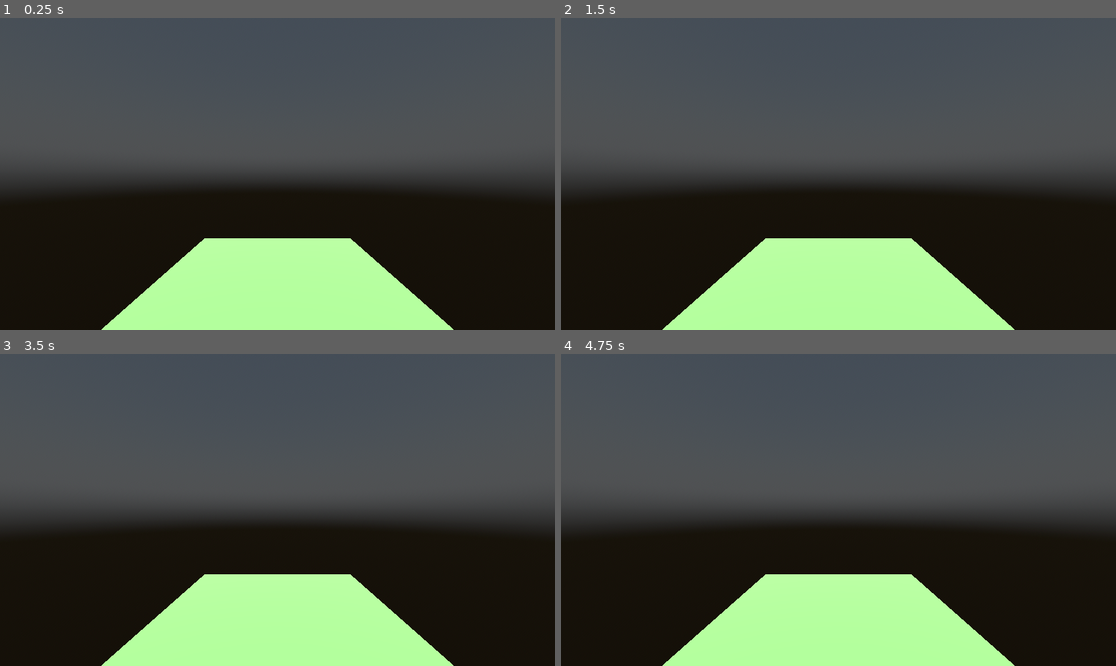
Above: before the commit, frames 1-4 (two rows, left to right).
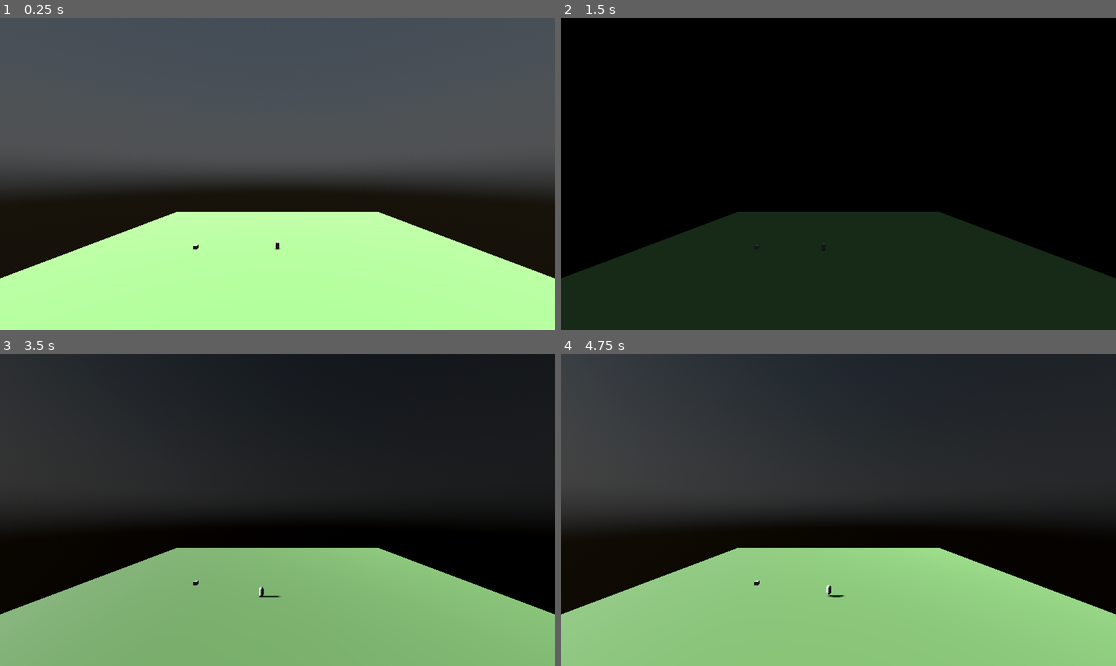
Above: after the commit, the same moments.

Repository: MrGrease/SoulPumpkin
Game: Godot game, scene res://Environments/test_world.tscn
Same seed, same stepped clock (60 frames per second), same inputs: the game is played once before the commit and once after it.
Inputs (mouse positions are in pixels of both pictures, inside the frame that each line leads up to):
- Up to frame 1 (0.25 s): no input
- Up to frame 2 (1.5 s): tap Enter at 0.5 s; move the mouse to (960, 158) at 0.52 s; hold D (right, bound only after the commit) 0.53-1.28 s; tap Q (switch, bound only after the commit) at 0.6 s; tap Space (jump, bound only after the commit) at 0.77, 0.8, 1.07, 1.35 s; move the mouse to (727, 189) at 1.27 s; hold S (backwards, bound only after the commit) from 1.28 s (still down)
- Up to frame 3 (3.5 s): tap Space (jump, bound only after the commit) at 1.52, 1.82, 2, 2.3, 3.02, 3.32 s; tap Q (switch, bound only after the commit) at 1.55, 2.1, 2.85 s; move the mouse to (333, 441) at 2.02 s; release S (backwards, bound only after the commit) at 2.03 s; hold D (right, bound only after the commit) 2.03-2.78 s; move the mouse to (249, 572) at 2.77 s; hold W (forwards, bound only after the commit) from 2.78 s (still down)
- Up to frame 4 (4.75 s): move the mouse to (1005, 556) at 3.52 s; release W (forwards, bound only after the commit) at 3.53 s; hold A (left, bound only after the commit) from 3.53 s (still down); tap Space (jump, bound only after the commit) at 3.6, 3.77, 4.07, 4.52 s; move the mouse to (672, 463) at 4.27 s; tap Q (switch, bound only after the commit) at 4.35 s

The runs differ from the first frame. In frame 1, 18% of the frame differs, in the area x 0-100%, y 62-100%; in frame 2, 86%; in frame 3, 86%, in the area x 0-100%, y 0-100%; in frame 4, 73%.

Commit message:
Sending test world

Diff:
--- /dev/null
+++ b/Actors/Player/MovementManager.gd
@@ -0,0 +1,34 @@
+extends Node3D
+
+var body : CharacterBody3D = null
+var movementVector : Vector3
+var velocity : Vector3
+var gravity = 60
+var speed = 20
+var acceleration = 5
+var jumpStrength = 30
+
+var aboutToJump = false
+func setBody(_body:CharacterBody3D):
+	body = _body
+
+func _physics_process(delta):
+	var currentMovementVector= movementVector
+	currentMovementVector = currentMovementVector.rotated(Vector3.UP, body.rotation.y)
+	velocity += acceleration * currentMovementVector - velocity + gravity * Vector3.DOWN * delta
+
+	if body.is_on_floor() and aboutToJump:
+		velocity.y = jumpStrength
+		aboutToJump=false
+		body.velocity=velocity
+	if(body):
+		body.velocity=velocity
+		body.move_and_slide()
+	else:
+		print("no body exists!")
+
+func jump():
+	aboutToJump=true
+
+func setMovementVector(_movementVector: Vector3):
+	movementVector = _movementVector.normalized()
--- /dev/null
+++ b/Actors/Player/player.gd
@@ -0,0 +1,39 @@
+extends CharacterBody3D
+
+@onready var movementManager = $MovementManager
+@onready var camera = $Camera
+@onready var graphics = $Graphics
+var mouseSensitivity =0.25
+
+func _ready():
+	Input.mouse_mode = Input.MOUSE_MODE_CAPTURED
+	movementManager.setBody(self)
+
+func _process(_delta):
+	var move_vec = Vector3()
+	if Input.is_action_pressed("forwards"):
+		move_vec += Vector3.FORWARD
+	if Input.is_action_pressed("backwards"):
+		move_vec += Vector3.BACK
+	if Input.is_action_pressed("left"):
+		move_vec += Vector3.LEFT
+	if Input.is_action_pressed("right"):
+		move_vec += Vector3.RIGHT
+	movementManager.setMovementVector(move_vec)
+	if Input.is_action_just_pressed("jump"):
+		movementManager.jump()
+	if Input.is_action_just_pressed("switch"):
+		switchDayNight()
+
+
+func switchDayNight():
+	get_tree().call_group("Sun", "flip")
+
+func _input(event):
+	if event is InputEventMouseMotion:
+		rotation_degrees.y -= mouseSensitivity * event.relative.x
+		camera.rotation_degrees.x -= mouseSensitivity * event.relative.y
+		camera.rotation_degrees.x = clamp(camera.rotation_degrees.x,-90,90)
+
+func rotateMesh():
+	graphics.rotation_degrees.y = camera.rotation_degrees.y
--- /dev/null
+++ b/Actors/Player/player.tscn
@@ -0,0 +1,46 @@
+[gd_scene load_steps=6 format=3 uid="uid://c0xflb83f1cbs"]
+
+[ext_resource type="Script" path="res://Actors/Player/player.gd" id="1_4fj6r"]
+[ext_resource type="Script" path="res://Actors/Player/MovementManager.gd" id="2_y4you"]
+
+[sub_resource type="CapsuleMesh" id="CapsuleMesh_crufx"]
+
+[sub_resource type="CapsuleShape3D" id="CapsuleShape3D_l4i64"]
+
+[sub_resource type="CylinderShape3D" id="CylinderShape3D_j8x27"]
+radius = 1.21814
+
+[node name="Player" type="CharacterBody3D" groups=["player"]]
+transform = Transform3D(1, 0, 0, 0, 1, 0, 0, 0, 1, 0, 1, 0)
+script = ExtResource("1_4fj6r")
+
+[node name="Graphics" type="Node3D" parent="."]
+
+[node name="MeshInstance3D" type="MeshInstance3D" parent="Graphics"]
+mesh = SubResource("CapsuleMesh_crufx")
+
+[node name="CollisionShape3D" type="CollisionShape3D" parent="."]
+shape = SubResource("CapsuleShape3D_l4i64")
+
+[node name="Camera" type="Camera3D" parent="."]
+transform = Transform3D(1, 0, 0, 0, 1, 0, 0, 0, 1, 0, 0.55, 0)
+
+[node name="WeaponManager" type="Node3D" parent="Camera"]
+
+[node name="Weapons" type="Node3D" parent="Camera/WeaponManager"]
+
+[node name="AnimationPlayer" type="AnimationPlayer" parent="Camera/WeaponManager"]
+
+[node name="FirePoint" type="Node3D" parent="Camera"]
+
+[node name="MovementManager" type="Node3D" parent="."]
+script = ExtResource("2_y4you")
+
+[node name="HealthManager" type="Node3D" parent="."]
+
+[node name="PickupManager" type="Area3D" parent="."]
+
+[node name="CollisionShape3D" type="CollisionShape3D" parent="PickupManager"]
+shape = SubResource("CylinderShape3D_j8x27")
+
+[node name="CanvasLayer" type="CanvasLayer" parent="."]
--- /dev/null
+++ b/Environments/Sun.gd
@@ -0,0 +1,21 @@
+extends DirectionalLight3D
+
+enum ETime {DAY,NIGHT}
+
+@onready var animations :AnimationPlayer = $DayNightAnimationPlayer
+@onready var currentState = ETime.DAY
+
+
+func flip():
+	if(currentState == ETime.DAY):
+		goToNight()
+	else:
+		goToDay()
+
+func goToDay():
+	animations.play("GoToDayTime")
+	currentState=ETime.DAY
+
+func goToNight():
+	animations.play("GoToNightTime")
+	currentState=ETime.NIGHT
--- a/Environments/test_world.tscn
+++ b/Environments/test_world.tscn
@@ -1,4 +1,7 @@
-[gd_scene load_steps=9 format=3 uid="uid://dc230vpocucdq"]
+[gd_scene load_steps=12 format=3 uid="uid://dc230vpocucdq"]
+
+[ext_resource type="PackedScene" uid="uid://c0xflb83f1cbs" path="res://Actors/Player/player.tscn" id="1_agd8u"]
+[ext_resource type="Script" path="res://Environments/Sun.gd" id="1_duoyj"]
 
 [sub_resource type="PhysicalSkyMaterial" id="PhysicalSkyMaterial_qwhko"]
 
@@ -14,12 +17,27 @@
 sdfgi_enabled = true
 glow_enabled = true
 
+[sub_resource type="Animation" id="Animation_34gjd"]
+resource_name = "GoToDayTime"
+tracks/0/type = "value"
+tracks/0/imported = false
+tracks/0/enabled = true
+tracks/0/path = NodePath("Sun:rotation")
+tracks/0/interp = 1
+tracks/0/loop_wrap = true
+tracks/0/keys = {
+"times": PackedFloat32Array(0, 1),
+"transitions": PackedFloat32Array(1, 1),
+"update": 0,
+"values": [Vector3(1.5708, 0, 0), Vector3(-1.5708, 0, 0)]
+}
+
 [sub_resource type="Animation" id="Animation_3ljej"]
 resource_name = "GoToNightTime"
 tracks/0/type = "value"
 tracks/0/imported = false
 tracks/0/enabled = true
-tracks/0/path = NodePath("DirectionalLight3D:rotation")
+tracks/0/path = NodePath("Sun:rotation")
 tracks/0/interp = 1
 tracks/0/loop_wrap = true
 tracks/0/keys = {
@@ -34,7 +52,7 @@
 tracks/0/type = "value"
 tracks/0/imported = false
 tracks/0/enabled = true
-tracks/0/path = NodePath("DirectionalLight3D:rotation")
+tracks/0/path = NodePath("Sun:rotation")
 tracks/0/interp = 1
 tracks/0/loop_wrap = true
 tracks/0/keys = {
@@ -42,21 +60,6 @@
 "transitions": PackedFloat32Array(1),
 "update": 0,
 "values": [Vector3(-1.5708, 0, 0)]
-}
-
-[sub_resource type="Animation" id="Animation_34gjd"]
-resource_name = "GoToDayTime"
-tracks/0/type = "value"
-tracks/0/imported = false
-tracks/0/enabled = true
-tracks/0/path = NodePath("DirectionalLight3D:rotation")
-tracks/0/interp = 1
-tracks/0/loop_wrap = true
-tracks/0/keys = {
-"times": PackedFloat32Array(0, 1),
-"transitions": PackedFloat32Array(1, 1),
-"update": 0,
-"values": [Vector3(1.5708, 0, 0), Vector3(-1.5708, 0, 0)]
 }
 
 [sub_resource type="AnimationLibrary" id="AnimationLibrary_1tajt"]
@@ -69,25 +72,42 @@
 [sub_resource type="StandardMaterial3D" id="StandardMaterial3D_v5hy1"]
 albedo_color = Color(0.337255, 0.490196, 0.27451, 1)
 
+[sub_resource type="BoxShape3D" id="BoxShape3D_cjdug"]
+size = Vector3(100, 1, 100)
+
 [node name="testWorld" type="Node3D"]
 
 [node name="WorldEnvironment" type="WorldEnvironment" parent="."]
 environment = SubResource("Environment_kfre4")
 
-[node name="DirectionalLight3D" type="DirectionalLight3D" parent="."]
-transform = Transform3D(1, 0, 0, 0, -4.37114e-08, 1, 0, -1, -4.37114e-08, 0, 90, 0)
+[node name="Sun" type="DirectionalLight3D" parent="." groups=["Sun"]]
+transform = Transform3D(1, 0, 0, 0, -3.61999e-06, 1, 0, -1, -3.61999e-06, 0, 90, 0)
 light_energy = 3.0
 shadow_enabled = true
+script = ExtResource("1_duoyj")
 
-[node name="AnimationPlayer" type="AnimationPlayer" parent="DirectionalLight3D"]
+[node name="DayNightAnimationPlayer" type="AnimationPlayer" parent="Sun"]
 root_node = NodePath("../..")
 libraries = {
 "": SubResource("AnimationLibrary_1tajt")
 }
 
-[node name="CSGBox3D" type="CSGBox3D" parent="."]
+[node name="Player" parent="." instance=ExtResource("1_agd8u")]
+
+[node name="Environment" type="Node3D" parent="."]
+
+[node name="Ground" type="CSGBox3D" parent="Environment"]
 size = Vector3(100, 1, 100)
 material = SubResource("StandardMaterial3D_v5hy1")
 
-[node name="TestCamera3D" type="Camera3D" parent="."]
-transform = Transform3D(1, 0, 0, 0, 1, 0, 0, 0, 1, 0, 44.6121, 89.4632)
+[node name="StaticBody3D" type="StaticBody3D" parent="Environment/Ground"]
+
+[node name="CollisionShape3D" type="CollisionShape3D" parent="Environment/Ground/StaticBody3D"]
+shape = SubResource("BoxShape3D_cjdug")
+
+[node name="CSGBox3D" type="CSGBox3D" parent="Environment"]
+transform = Transform3D(1, 0, 0, 0, 1, 0, 0, 0, 1, 0, 0.869369, 20.587)
+
+[node name="Camera3D" type="Camera3D" parent="."]
+transform = Transform3D(-4.37114e-08, 0, 1, 0, 1, 0, -1, 0, -4.37114e-08, 51.2335, 19.3152, 0)
+current = true
--- a/project.godot
+++ b/project.godot
@@ -14,3 +14,46 @@
 run/main_scene="res://Environments/test_world.tscn"
 config/features=PackedStringArray("4.1", "Forward Plus")
 config/icon="res://icon.svg"
+
+[input]
+
+forwards={
+"deadzone": 0.5,
+"events": [Object(InputEventKey,"resource_local_to_scene":false,"resource_name":"","device":-1,"window_id":0,"alt_pressed":false,"shift_pressed":false,"ctrl_pressed":false,"meta_pressed":false,"pressed":false,"keycode":0,"physical_keycode":87,"key_label":0,"unicode":119,"echo":false,"script":null)
+]
+}
+backwards={
+"deadzone": 0.5,
+"events": [Object(InputEventKey,"resource_local_to_scene":false,"resource_name":"","device":-1,"window_id":0,"alt_pressed":false,"shift_pressed":false,"ctrl_pressed":false,"meta_pressed":false,"pressed":false,"keycode":0,"physical_keycode":83,"key_label":0,"unicode":115,"echo":false,"script":null)
+]
+}
+left={
+"deadzone": 0.5,
+"events": [Object(InputEventKey,"resource_local_to_scene":false,"resource_name":"","device":-1,"window_id":0,"alt_pressed":false,"shift_pressed":false,"ctrl_pressed":false,"meta_pressed":false,"pressed":false,"keycode":0,"physical_keycode":65,"key_label":0,"unicode":97,"echo":false,"script":null)
+]
+}
+right={
+"deadzone": 0.5,
+"events": [Object(InputEventKey,"resource_local_to_scene":false,"resource_name":"","device":-1,"window_id":0,"alt_pressed":false,"shift_pressed":false,"ctrl_pressed":false,"meta_pressed":false,"pressed":false,"keycode":0,"physical_keycode":68,"key_label":0,"unicode":100,"echo":false,"script":null)
+]
+}
+jump={
+"deadzone": 0.5,
+"events": [Object(InputEventKey,"resource_local_to_scene":false,"resource_name":"","device":-1,"window_id":0,"alt_pressed":false,"shift_pressed":false,"ctrl_pressed":false,"meta_pressed":false,"pressed":false,"keycode":0,"physical_keycode":32,"key_label":0,"unicode":32,"echo":false,"script":null)
+]
+}
+attack={
+"deadzone": 0.5,
+"events": [Object(InputEventMouseButton,"resource_local_to_scene":false,"resource_name":"","device":-1,"window_id":0,"alt_pressed":false,"shift_pressed":false,"ctrl_pressed":false,"meta_pressed":false,"button_mask":0,"position":Vector2(0, 0),"global_position":Vector2(0, 0),"factor":1.0,"button_index":1,"canceled":false,"pressed":false,"double_click":false,"script":null)
+]
+}
+restart={
+"deadzone": 0.5,
+"events": [Object(InputEventKey,"resource_local_to_scene":false,"resource_name":"","device":-1,"window_id":0,"alt_pressed":false,"shift_pressed":false,"ctrl_pressed":false,"meta_pressed":false,"pressed":false,"keycode":0,"physical_keycode":82,"key_label":0,"unicode":114,"echo":false,"script":null)
+]
+}
+switch={
+"deadzone": 0.5,
+"events": [Object(InputEventKey,"resource_local_to_scene":false,"resource_name":"","device":-1,"window_id":0,"alt_pressed":false,"shift_pressed":false,"ctrl_pressed":false,"meta_pressed":false,"pressed":false,"keycode":0,"physical_keycode":81,"key_label":0,"unicode":113,"echo":false,"script":null)
+]
+}
